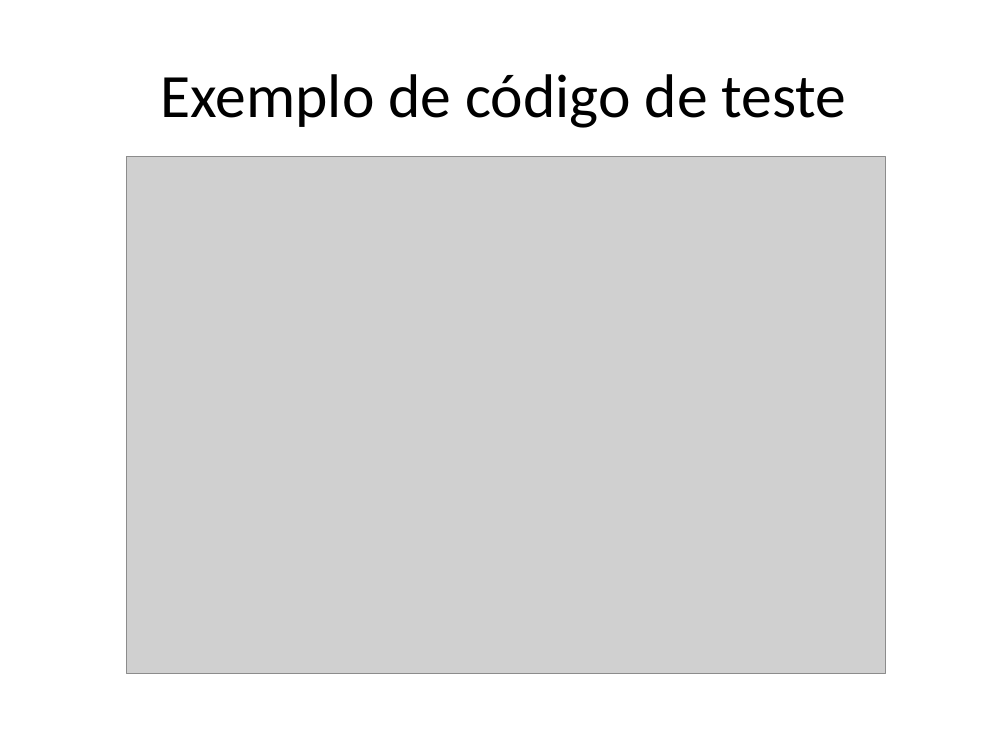
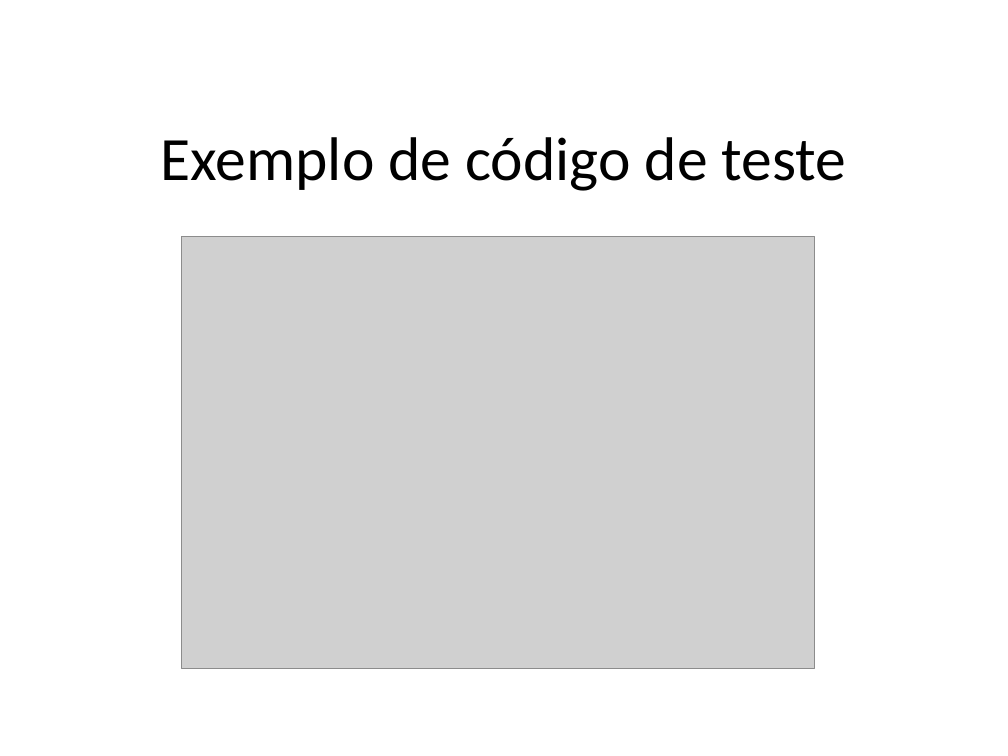
Before and after one commit to jpjcjbr/tccjp, a slide deck: slide 18 of apresentacao tcc.pptx. Drawn at 1008x756 pixels with LibreOffice and Linux fonts; fonts in the diff are those of the drawing; grey boxes stand for pictures; background and template pictures are left out. Boxes give left, top, right and bottom in pixels: in the first picture for what was removed or moved away, otherwise in the second. Text is boxed around its words. In the diff, an @@ line names an element or a change of style, - is before the commit and + after.

```diff
--- a/apresentacao tcc.pptx
+++ b/apresentacao tcc.pptx
@@ title "Exemplo de código de teste": place and size @@
-title "Exemplo de código de teste" at bbox=[161, 74, 847, 128]
+title "Exemplo de código de teste" at bbox=[161, 137, 847, 191]
@@ picture: place and size @@
-picture at bbox=[127, 156, 886, 673]
+picture at bbox=[181, 236, 815, 668]
```
Also in this commit, not shown: 21 other slides changed.
